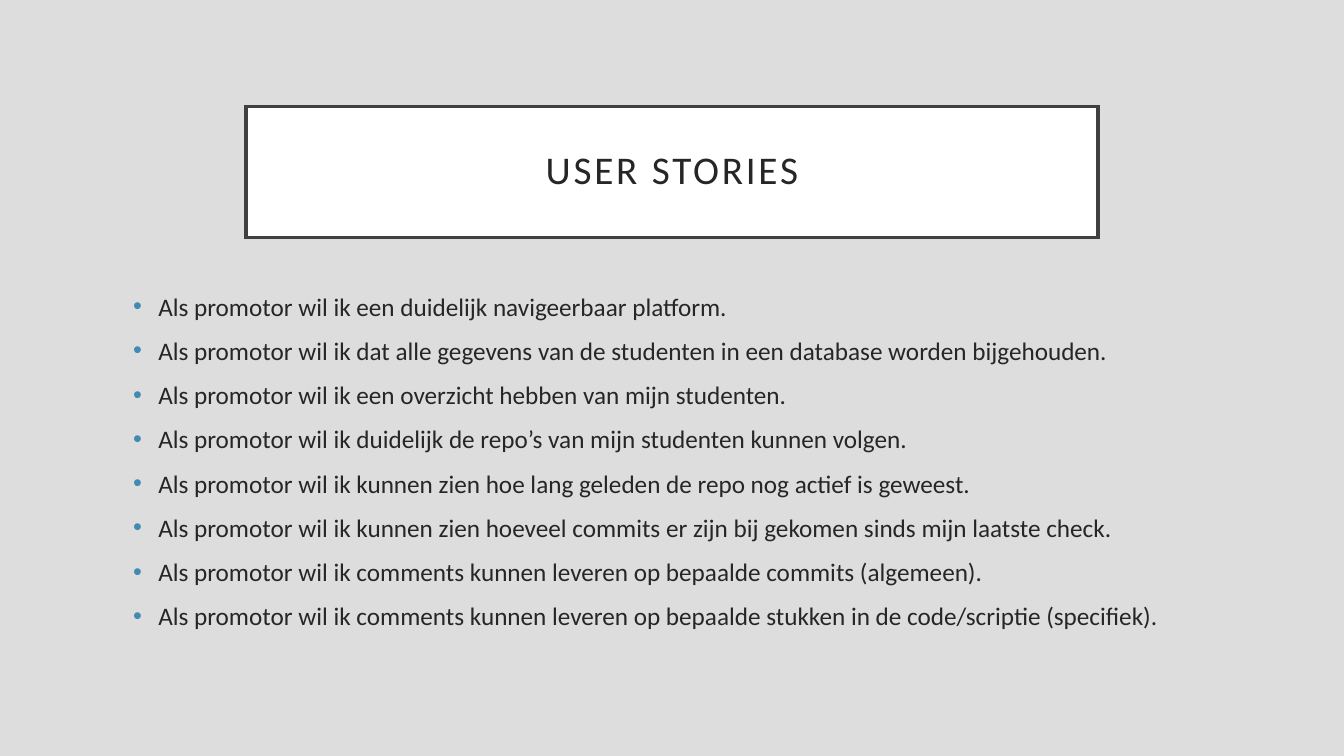
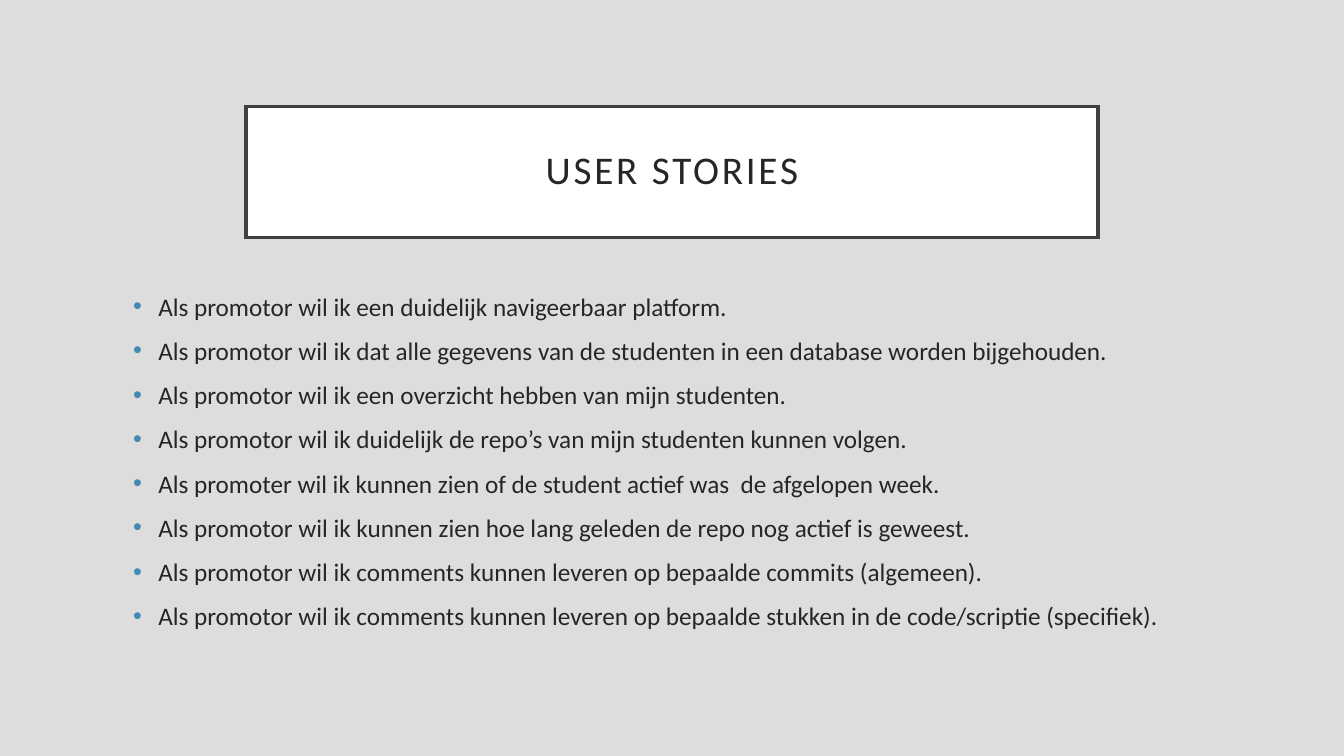
Before and after one commit to FlorianPieters/Automatiseringbap, a slide deck: slide 5 of doc/presentatie.pptx. Drawn at 1344x756 pixels with LibreOffice and Linux fonts; fonts in the diff are those of the drawing. Boxes give left, top, right and bottom in pixels: in the first picture for what was removed or moved away, otherwise in the second. Text is boxed around its words. In the diff, an @@ line names an element or a change of style, - is before the commit and + after.

Commit message:
update

```diff
--- a/doc/presentatie.pptx
+++ b/doc/presentatie.pptx
@@ text at box(158, 475, 940, 498): paragraph added @@
+• Als promoter wil ik kunnen zien of de student actief was de afgelopen week.
@@ text at box(158, 519, 1111, 542): paragraph removed @@
-• Als promotor wil ik kunnen zien hoeveel commits er zijn bij gekomen sinds mijn laatste check.
```
